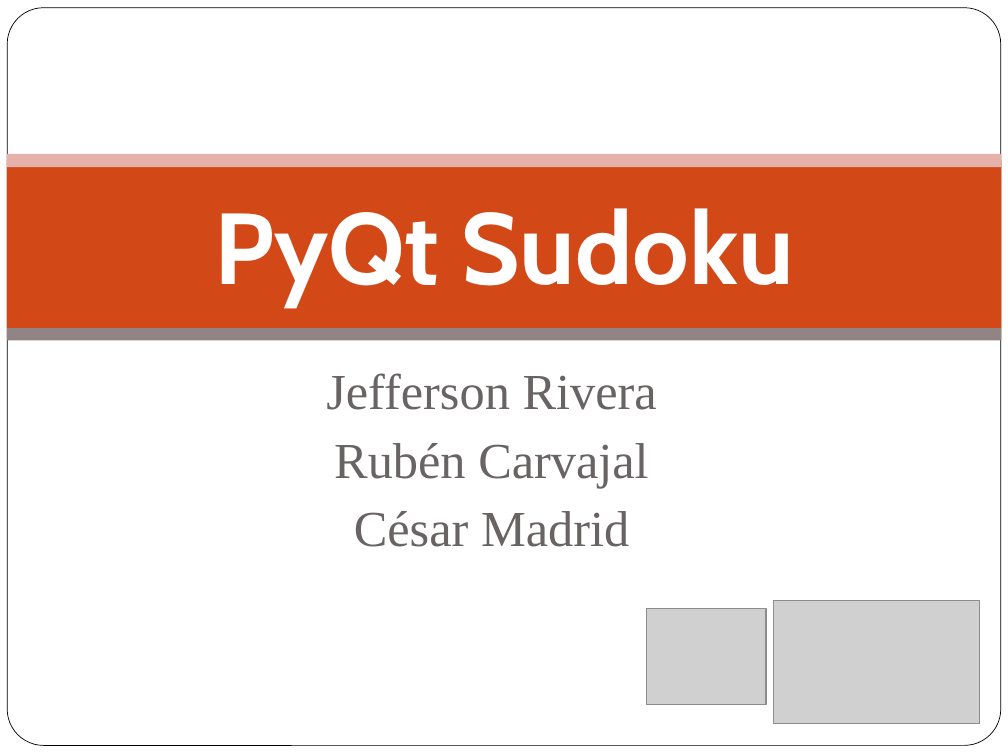
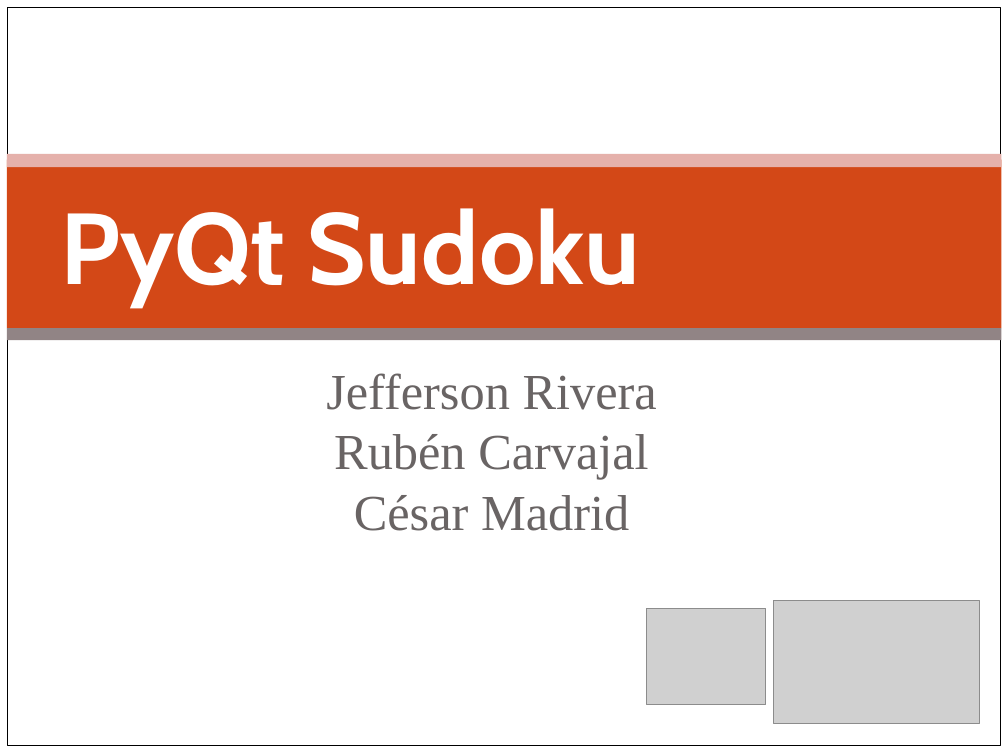
Before and after one commit to rubancar/sudoku-pyqt, a slide deck: slide 1 of Presentacion/PresentacionProyectoPython.pptx. Drawn at 1008x756 pixels with LibreOffice and Linux fonts; fonts in the diff are those of the drawing; grey boxes stand for pictures; background and template pictures are left out. Boxes give left, top, right and bottom in pixels: in the first picture for what was removed or moved away, otherwise in the second. Text is boxed around its words. In the diff, an @@ line names an element or a change of style, - is before the commit and + after.

```diff
--- a/Presentacion/PresentacionProyectoPython.pptx
+++ b/Presentacion/PresentacionProyectoPython.pptx
@@ rectangle added at (0,0,1008,756), fill #FFFFFF @@
@@ rounded rectangle removed at (7,8,1001,746) @@
@@ rectangle added at (7,8,1001,746), fill #FFFFFF, outline #000000 0.51 pt @@
@@ rectangle at (7,154,1002,167): fill #E6B1AC to #E5B1AB @@
@@ text "PyQt Sudoku" at (60,208,640,305): alignment centre to left @@
@@ text "Jefferson Rivera" at (326,373,657,531): less space between paragraphs @@
```
Also in this commit, not shown: 22 other slides changed.
